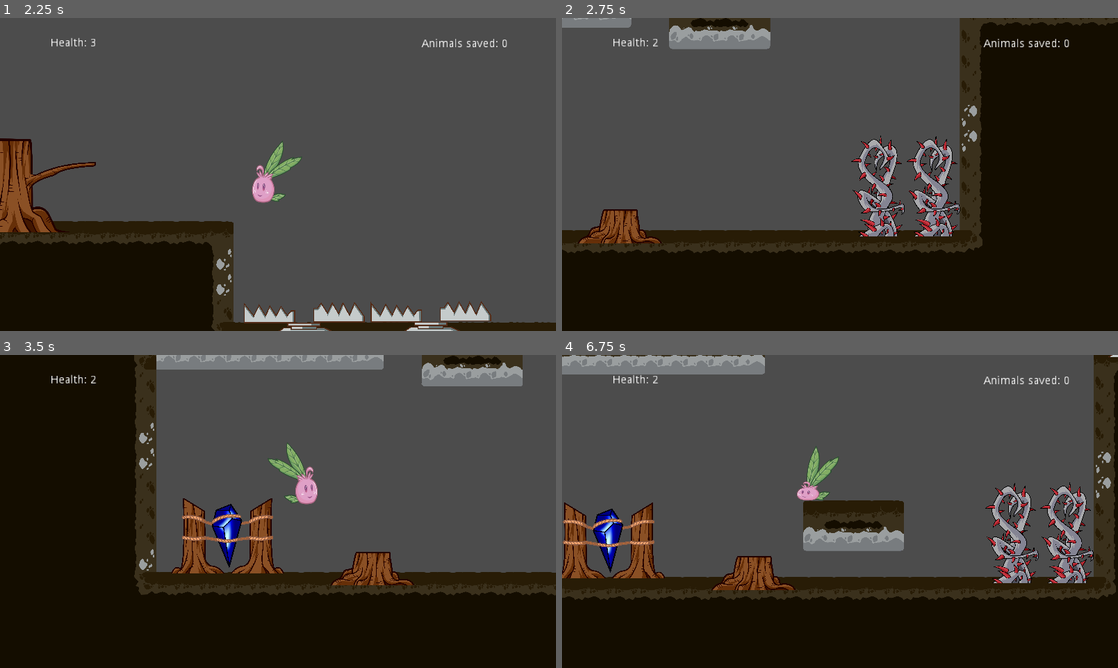
Above: before the commit, frames 1-4 (two rows, left to right).
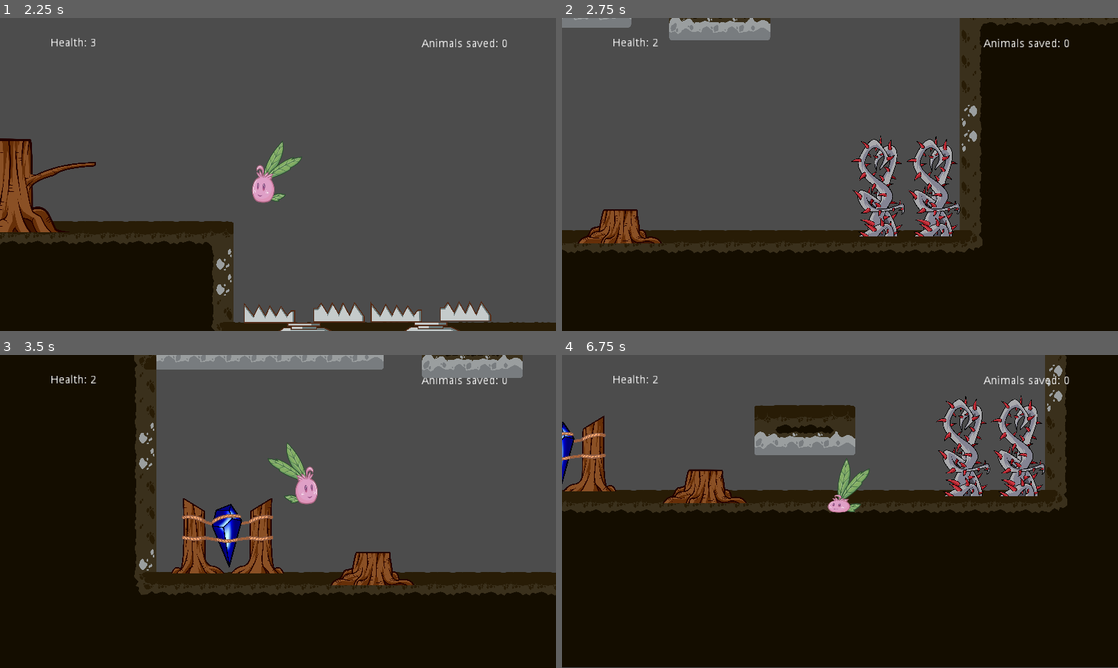
Above: after the commit, the same moments.

Repository: DamianKoch1/OnionsAdventure
Game: Godot game, scene res://Levels/Level 2.tscn
Same seed, same stepped clock (60 frames per second), same inputs: the game is played once before the commit and once after it. This scene is started directly instead of the project's main scene. The engine's default icon, where the game draws it, is replaced by a stand-in: a white triangle on a blue panel in a dark square.
Inputs:
- Up to frame 1 (2.25 s): hold Right (ui_right) 0.53-2.03 s; tap E (push) at 0.6, 1.35, 2.1 s; tap Space (jump) at 0.77, 1.52 s; hold Left (ui_left) from 2.03 s (still down)
- Up to frame 2 (2.75 s): keep holding Left (ui_left)
- Up to frame 3 (3.5 s): release Left (ui_left) at 2.78 s; hold Right (ui_right) from 2.78 s (still down); tap E (push) at 2.85 s; tap Space (jump) at 3.02 s
- Up to frame 4 (6.75 s): tap E (push) every 0.75 s from 3.6 to 6.6 s; tap Space (jump) at 3.77, 4.52, 6.02 s; release Right (ui_right) at 4.28 s; hold Left (ui_left) 4.28-5.03 s; hold Right (ui_right) 5.03-5.78 s; hold Left (ui_left) from 5.78 s (still down)

Frame 1 is identical in both runs. In frame 2, 1.5% of the frame differs, in the area x 2-93%, y 0-75%; in frame 3, 1.4%; in frame 4, 44%, in the area x 0-100%, y 0-100%.

Commit message:
upgrade level 2

Diff:
--- a/Levels/Level 1.tscn
+++ b/Levels/Level 1.tscn
@@ -110,7 +110,7 @@
 custom_solver_bias = 0.0
 extents = Vector2( 10, 10 )
 
-[node name="Level 1" instance=ExtResource( 1 )]
+[node name="Level 1" index="0" instance=ExtResource( 1 )]
 
 _sections_unfolded = [ "Transform" ]
 
--- a/Levels/Level 2.tscn
+++ b/Levels/Level 2.tscn
@@ -14,7 +14,7 @@
 [ext_resource path="res://Objects/Ladder/Ladder.tscn" type="PackedScene" id=12]
 [ext_resource path="res://Objects/Ladder/asset_vine_1.png" type="Texture" id=13]
 
-[node name="Level 2" instance=ExtResource( 1 )]
+[node name="Level 2" index="0" instance=ExtResource( 1 )]
 
 _sections_unfolded = [ "Transform" ]
 
@@ -28,7 +28,7 @@
 
 [node name="TileMap" parent="." index="2"]
 
-tile_data = PoolIntArray( -1310654, 0, 0, -1310653, 1, 0, -1310652, 1, 0, -1310651, 1, 0, -1310650, 1, 0, -1310649, 2, 0, -1245118, 3, 0, -1245117, 4, 0, -1245116, 4, 0, -1245115, 4, 0, -1245114, 4, 0, -1245113, 5, 0, -1114133, 1, 0, -1114132, 1, 0, -1114131, 1, 0, -1114130, 1, 0, -1114129, 1, 0, -1114128, 1, 0, -1114127, 1, 0, -1114126, 1, 0, -1114125, 1, 0, -1114124, 1, 0, -1114123, 2, 0, -1179582, 6, 0, -1179581, 7, 0, -1179580, 7, 0, -1179579, 7, 0, -1179578, 7, 0, -1179577, 8, 0, -1048597, 4, 0, -1048596, 4, 0,  …(16625 unchanged characters)…
+tile_data = PoolIntArray( -1310654, 0, 0, -1310653, 1, 0, -1310652, 1, 0, -1310651, 1, 0, -1310650, 1, 0, -1310649, 1, 0, -1310648, 1, 0, -1310647, 2, 0, -1245118, 3, 0, -1245117, 4, 0, -1245116, 4, 0, -1245115, 4, 0, -1245114, 4, 0, -1245113, 4, 0, -1245112, 4, 0, -1245111, 5, 0, -1114133, 1, 0, -1114132, 1, 0, -1114131, 1, 0, -1114130, 1, 0, -1114129, 1, 0, -1114128, 1, 0, -1114127, 1, 0, -1114126, 1, 0, -1114125, 1, 0, -1114124, 1, 0, -1114123, 2, 0, -1179582, 6, 0, -1179581, 7, 0, -1179580, 7, 0, -1179579, 7, 0, -1179578, 7, 0, -1179577, 7, 0, -1179576, 7, 0, -1179575, 8, 0, -1048597, 4, 0, -1048596, 4, 0,  …(16625 unchanged characters)…
 
 [node name="Spawnpoint" parent="." index="4"]
 
@@ -37,7 +37,7 @@
 [node name="moving Platform" parent="." index="5" instance=ExtResource( 2 )]
 
 editor/display_folded = true
-position = Vector2( 80, 70 )
+position = Vector2( 80, 59.117 )
 platformSpeed = 1.0
 
 [node name="TileMap" parent="moving Platform" index="0"]
@@ -155,8 +155,13 @@
 
 position = Vector2( 1500, -400 )
 
-[node name="moving Platform3" parent="." index="18" instance=ExtResource( 2 )]
-
+[node name="Box3" parent="." index="18" instance=ExtResource( 10 )]
+
+position = Vector2( 2300, -660 )
+
+[node name="moving Platform3" parent="." index="19" instance=ExtResource( 2 )]
+
+editor/display_folded = true
 position = Vector2( 1250, -230 )
 platformSpeed = 2
 
@@ -177,19 +182,19 @@
 position = Vector2( -7.48634e-005, -140 )
 scale = Vector2( 1.00001, 0.999999 )
 
-[node name="Trap4" parent="." index="19" instance=ExtResource( 7 )]
+[node name="Trap4" parent="." index="20" instance=ExtResource( 7 )]
 
 position = Vector2( 1721, -190 )
 
-[node name="Trap5" parent="." index="20" instance=ExtResource( 7 )]
+[node name="Trap5" parent="." index="21" instance=ExtResource( 7 )]
 
 position = Vector2( 2235.37, -63.5859 )
 
-[node name="Trap6" parent="." index="21" instance=ExtResource( 7 )]
+[node name="Trap6" parent="." index="22" instance=ExtResource( 7 )]
 
 position = Vector2( 2395.81, -64.5612 )
 
-[node name="stump m2" parent="." index="22" instance=ExtResource( 3 )]
+[node name="stump m2" parent="." index="23" instance=ExtResource( 3 )]
 
 editor/display_folded = true
 position = Vector2( 1789.82, -296.592 )
@@ -212,8 +217,9 @@
 
 polygon = PoolVector2Array( 46.4655, 234.119, 74.1982, 177.369, 160.88, 184.998, 413.247, 93.1167, 696.121, 30.9614, 1045.84, 7.55054, 1072.92, 11.3201, 1038.11, 52.781, 798.29, 82.9343, 589.416, 124.396, 465.639, 180.933, 214.217, 271.393, 74.9678, 392.007 )
 
-[node name="moving Platform4" parent="." index="23" instance=ExtResource( 2 )]
-
+[node name="moving Platform4" parent="." index="24" instance=ExtResource( 2 )]
+
+editor/display_folded = true
 position = Vector2( 2019.63, -518.174 )
 platformSpeed = 1.0
 
